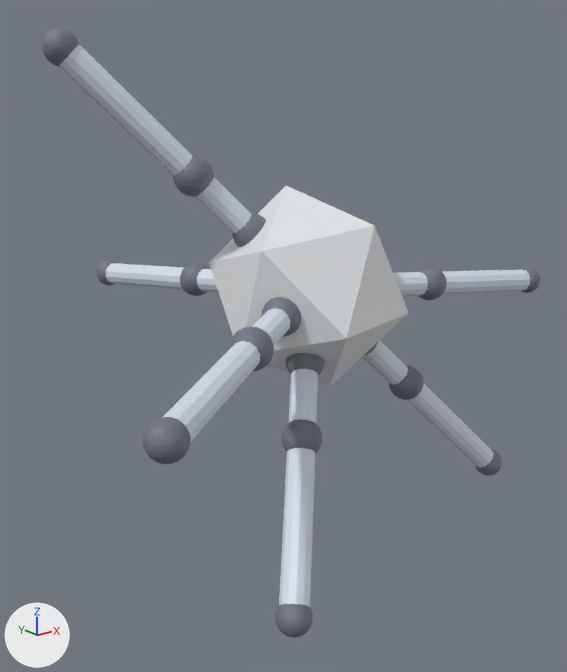
Before and after pictures for a commit that changed the glTF model models/hexapod_abs.glb.
Camera for both pictures: a 50 mm lens placed at (-0.387, -0.452, 0.332), pointed at (0.008, 0.041, 0.134). Lighting does not change. The marker at lower left points along +X, +Y and +Z. The picture after the commit comes second.

The older version as bpy lines, for what is in view:
```python
ob_body = bpy.data.objects.new('body', None)
ob_body.parent = ob_mujoco_world_zup_to_yup
ob_body.location = (0.0, -0.185, 0.0)
ob_body.rotation_euler = (2.288, 0.389, -0.179)  # degrees (131, 22, -10)
ob_geom_24 = bpy.data.objects.new('geom_24', me_mesh_3)
ob_geom_24.parent = ob_seg_14_1
ob_geom_24.location = (0.0, -0.06, 0.0)
ob_geom_24.rotation_euler = (3.142, 0.0, 0.0)  # degrees (180, 0, 0)
ob_leg_0 = bpy.data.objects.new('leg_0', None)
ob_leg_0.parent = ob_mujoco_world_zup_to_yup
ob_leg_0.location = (-0.0534, -0.179, -0.034)
ob_leg_0.rotation_euler = (0.565, -0.0634, -1.724)  # degrees (32, -3.6, -99)
ob_leg_10 = bpy.data.objects.new('leg_10', None)
ob_leg_10.parent = ob_mujoco_world_zup_to_yup
ob_leg_10.location = (0.0413, -0.14, -0.0172)
ob_leg_10.rotation_euler = (-2.361, 1.966, -0.000313)  # degrees (-135, 113, -0)
ob_leg_3 = bpy.data.objects.new('leg_3', None)
ob_leg_3.parent = ob_mujoco_world_zup_to_yup
ob_leg_3.location = (-0.0413, -0.23, 0.0172)
ob_leg_3.rotation_euler = (-0.781, -1.176, -0.000313)  # degrees (-45, -67, -0)
ob_leg_6 = bpy.data.objects.new('leg_6', None)
ob_leg_6.parent = ob_mujoco_world_zup_to_yup
ob_leg_6.location = (-0.0304, -0.14, -0.0328)
ob_leg_6.rotation_euler = (0.707, 0.653, -2.069)  # degrees (41, 37, -119)
ob_seg_0_1 = bpy.data.objects.new('seg_0_1', None)
ob_seg_0_1.parent = ob_mujoco_world_zup_to_yup
ob_seg_0_1.location = (-0.104, -0.173, -0.066)
ob_seg_0_1.rotation_euler = (0.565, -0.0634, -1.724)  # degrees (32, -3.6, -99)
ob_seg_3_1 = bpy.data.objects.new('seg_3_1', None)
ob_seg_3_1.parent = ob_mujoco_world_zup_to_yup
ob_seg_3_1.location = (-0.0803, -0.273, 0.0335)
ob_seg_3_1.rotation_euler = (-0.781, -1.176, -0.000313)  # degrees (-45, -67, -0)
ob_seg_6_1 = bpy.data.objects.new('seg_6_1', None)
ob_seg_6_1.parent = ob_mujoco_world_zup_to_yup
ob_seg_6_1.location = (-0.0592, -0.0973, -0.0638)
ob_seg_6_1.rotation_euler = (0.707, 0.653, -2.069)  # degrees (41, 37, -119)
# also in view: 'geom_7' at (-0.061, 0.025, 0.252); 'geom_10' at (-0.158, 0.066, 0.358); 'geom_9' at (-0.119, 0.05, 0.315); 'geom_0' at (0.0, 0.0, 0.185); 'geom_5' at (-0.205, -0.13, 0.162)
```
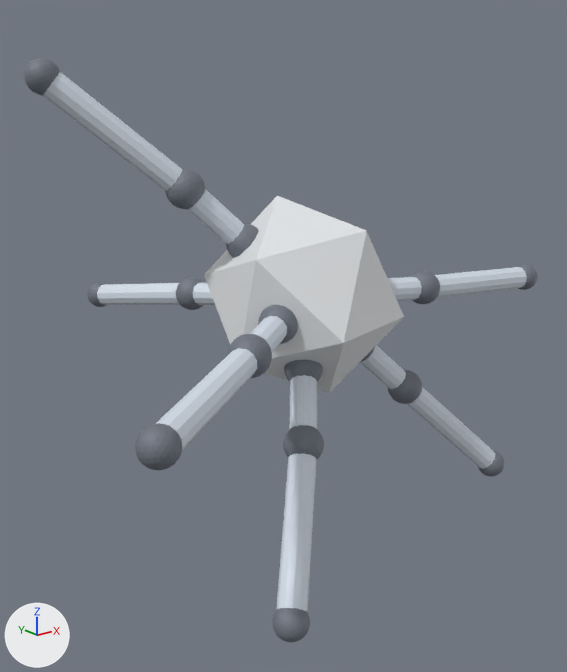
Not drawn themselves, but carrying or shaping drawn objects: ob_body, ob_leg_0, ob_seg_0_1, ob_leg_3, ob_seg_3_1, ob_leg_6, ob_seg_6_1, ob_leg_10, ob_seg_10_1, ob_leg_14, ob_seg_14_1, ob_leg_17, ob_seg_17_1.

Edits to the bpy script that builds the scene:
```text
Change ob_body:
    ob_body.location: (0.0, -0.185, 0.0) -> (-0.00103, -0.178, 0.00448)
    ob_body.rotation_euler: (2.288, 0.389, -0.179) -> (2.242, 0.364, -0.208)  # degrees (131, 22, -10) -> degrees (128, 21, -12)
Change ob_leg_0:
    ob_leg_0.location: (-0.0534, -0.179, -0.034) -> (-0.0538, -0.173, -0.0306)
    ob_leg_0.rotation_euler: (0.565, -0.0634, -1.724) -> (0.592, -0.148, -1.767)  # degrees (32, -3.6, -99) -> degrees (34, -8.5, -101)
Change ob_seg_0_1:
    ob_seg_0_1.location: (-0.104, -0.173, -0.066) -> (-0.104, -0.168, -0.0637)
    ob_seg_0_1.rotation_euler: (0.565, -0.0634, -1.724) -> (0.54, -0.148, -1.767)  # degrees (32, -3.6, -99) -> degrees (31, -8.5, -101)
Change ob_leg_3:
    ob_leg_3.location: (-0.0413, -0.23, 0.0172) -> (-0.0432, -0.222, 0.0231)
    ob_leg_3.rotation_euler: (-0.781, -1.176, -0.000313) -> (-0.884, -1.183, 0.0791)  # degrees (-45, -67, -0) -> degrees (-51, -68, 4.5)
Change ob_seg_3_1:
    ob_seg_3_1.location: (-0.0803, -0.273, 0.0335) -> (-0.083, -0.263, 0.0406)
    ob_seg_3_1.rotation_euler: (-0.781, -1.176, -0.000313) -> (-0.949, -1.183, 0.0791)  # degrees (-45, -67, -0) -> degrees (-54, -68, 4.5)
Change ob_leg_6:
    ob_leg_6.location: (-0.0304, -0.14, -0.0328) -> (-0.0303, -0.134, -0.0309)
    ob_leg_6.rotation_euler: (0.707, 0.653, -2.069) -> (0.741, 0.603, -2.075)  # degrees (41, 37, -119) -> degrees (42, 35, -119)
Change ob_seg_6_1:
    ob_seg_6_1.location: (-0.0592, -0.0973, -0.0638) -> (-0.058, -0.0925, -0.0642)
    ob_seg_6_1.rotation_euler: (0.707, 0.653, -2.069) -> (0.676, 0.603, -2.076)  # degrees (41, 37, -119) -> degrees (39, 35, -119)
Change ob_leg_10:
    ob_leg_10.location: (0.0413, -0.14, -0.0172) -> (0.0411, -0.134, -0.0141)
    ob_leg_10.rotation_euler: (-2.361, 1.966, -0.000313) -> (-2.237, 1.952, 0.102)  # degrees (-135, 113, -0) -> degrees (-128, 112, 5.8)
Change ob_seg_10_1:
    ob_seg_10_1.location: (0.0803, -0.0973, -0.0335) -> (0.0809, -0.0929, -0.0316)
    ob_seg_10_1.rotation_euler: (-2.361, 1.966, -0.000313) -> (-2.232, 1.952, 0.102)  # degrees (-135, 113, -0) -> degrees (-128, 112, 5.8)
Change ob_leg_14:
    ob_leg_14.location: (0.0627, -0.179, -0.00875) -> (0.0619, -0.173, -0.00348)
    ob_leg_14.rotation_euler: (0.193, 0.772, 1.803) -> (0.184, 0.818, 1.783)  # degrees (11, 44, 103) -> degrees (11, 47, 102)
Change ob_seg_14_1:
    ob_seg_14_1.location: (0.122, -0.173, -0.017) -> (0.121, -0.169, -0.011)
    ob_seg_14_1.rotation_euler: (0.193, 0.772, 1.803) -> (0.241, 0.818, 1.783)  # degrees (11, 44, 103) -> degrees (14, 47, 102)
Change ob_leg_17:
    ob_leg_17.location: (-0.0134, -0.179, 0.0618) -> (-0.0154, -0.169, 0.0657)
    ob_leg_17.rotation_euler: (-1.796, 0.0634, 1.418) -> (-1.824, 0.0958, 1.363)  # degrees (-103, 3.6, 81) -> degrees (-105, 5.5, 78)
Change ob_seg_17_1:
    ob_seg_17_1.location: (-0.0261, -0.173, 0.12) -> (-0.0289, -0.16, 0.124)
    ob_seg_17_1.rotation_euler: (-1.796, 0.0634, 1.418) -> (-1.881, 0.0959, 1.363)  # degrees (-103, 3.6, 81) -> degrees (-108, 5.5, 78)
```

Changed parts and their boxes [x1, y1, x2, y2] in the pictures (567 x 672 px):
'geom_0', moved, turned: before [209, 186, 408, 387]; after [204, 196, 404, 393]
'geom_9', moved, turned: before [59, 44, 192, 176]; after [43, 72, 182, 191]
'geom_14', moved, turned: before [279, 448, 315, 606]; after [276, 453, 317, 611]
'geom_4', moved, turned: before [163, 341, 260, 442]; after [155, 348, 257, 450]
'geom_29', moved, turned: before [105, 263, 185, 290]; after [97, 283, 180, 305]
'geom_19', moved, turned: before [408, 384, 494, 468]; after [407, 387, 495, 469]
'geom_5', moved, turned: before [143, 417, 190, 464]; after [135, 423, 182, 470]
'geom_7', moved, turned: before [195, 177, 252, 233]; after [188, 189, 244, 244]
'geom_24', moved, turned: before [442, 269, 531, 295]; after [435, 267, 527, 298]
'geom_10', moved, turned: before [42, 28, 79, 66]; after [24, 58, 60, 95]
'geom_8', moved, turned: before [173, 155, 214, 197]; after [165, 169, 205, 209]
'geom_12', moved, turned: before [288, 369, 318, 423]; after [290, 375, 317, 429]
'geom_13', moved, turned: before [281, 419, 322, 454]; after [283, 425, 324, 459]
'geom_15', moved, turned: before [275, 604, 313, 637]; after [272, 608, 310, 642]
'geom_3', moved, turned: before [229, 327, 274, 372]; after [227, 334, 272, 378]
'geom_17', moved, turned: before [362, 341, 408, 385]; after [360, 345, 406, 389]
'geom_2', moved, turned: before [252, 308, 290, 346]; after [250, 316, 287, 352]
'geom_1', moved, turned: before [261, 297, 301, 337]; after [258, 305, 298, 344]
'geom_28', moved, turned: before [180, 263, 209, 296]; after [176, 277, 204, 310]
'geom_22', moved, turned: before [393, 272, 428, 296]; after [387, 277, 422, 301]
'geom_11', moved, turned: before [286, 353, 325, 376]; after [284, 360, 323, 382]
'geom_23', moved, turned: before [417, 267, 447, 300]; after [411, 271, 440, 304]
'geom_18', moved, turned: before [389, 365, 424, 400]; after [388, 370, 422, 404]
'geom_6', moved, turned: before [232, 213, 266, 247]; after [226, 224, 258, 258]
'geom_27', moved, turned: before [197, 269, 219, 293]; after [193, 283, 215, 305]
'geom_30', moved, turned: before [97, 261, 115, 285]; after [88, 282, 106, 307]
'geom_20', moved, turned: before [475, 449, 502, 476]; after [478, 450, 504, 477]
'geom_25', moved, turned: before [521, 267, 540, 293]; after [517, 264, 538, 290]
'geom_16', moved, turned (mostly hidden): before [364, 342, 378, 356]; after [360, 347, 375, 362]
